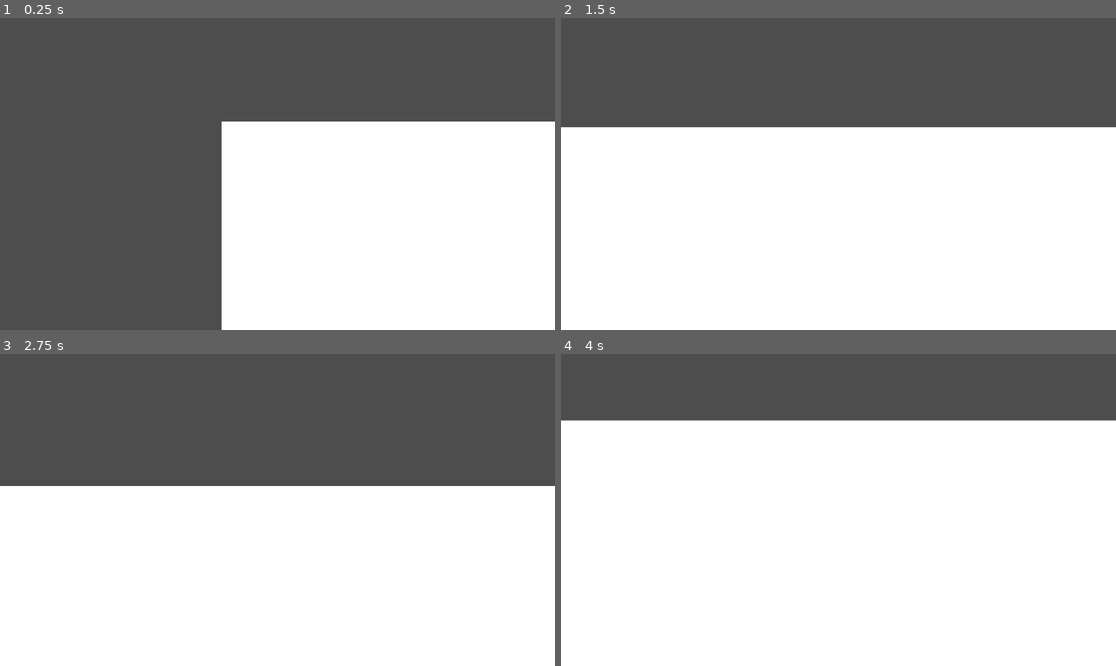
Above: before the commit, frames 1-4 (two rows, left to right).
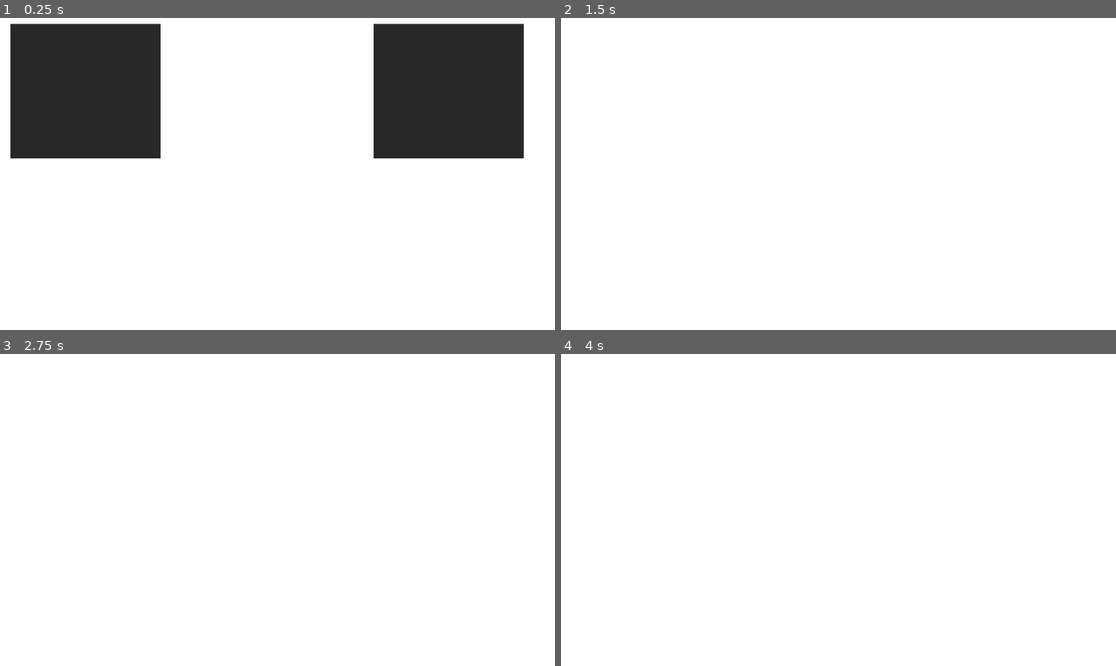
Above: after the commit, the same moments.

Repository: HabiRabbu/Godot---World-Building-Tool
Game: Godot game, scene res://Scenes/MainGameScene.tscn
Two runs of this game, one before a commit and one after it. Both use one fixed random seed, a clock stepped at 60 frames per second and the inputs below. Before the commit the project starts from res://Main.tscn.
Inputs (mouse positions are in pixels of both pictures, inside the frame that each line leads up to):
- Up to frame 1 (0.25 s): no input
- Up to frame 2 (1.5 s): tap Enter at 0.5 s; move the mouse to (960, 158) at 0.52 s; hold Right (ui_right) 0.53-1.25 s; click (960, 158) at 0.67 s; drag from (727, 189) to (810, 236) at 1.27 s
- Up to frame 3 (2.75 s): tap Space at 2 s; move the mouse to (333, 441) at 2.02 s; hold Right (ui_right) from 2.03 s (still down); click (333, 441) at 2.17 s
- Up to frame 4 (4 s): release Right (ui_right) at 2.75 s; tap Enter at 2.75 s; drag from (810, 572) to (672, 463) at 2.77 s; move the mouse to (1005, 556) at 3.52 s; hold Left (ui_left) from 3.53 s (still down); click (1005, 556) at 3.67 s

The runs differ from the first frame. In frame 1, 63% of the frame differs, in the area x 0-100%, y 0-100%; in frame 2, 35%; in frame 3, 42%; in frame 4, 21%.

Commit message:
Added LandParcel + LandParcel Plugin

Diff:
--- a/Main.tscn
+++ /dev/null
@@ -1,18 +0,0 @@
-[gd_scene load_steps=2 format=3 uid="uid://c5a02i5u3vyjg"]
-
-[ext_resource type="Script" path="res://2D_CameraTarget.gd" id="1_cqyqi"]
-
-[node name="2D_GameMap" type="Node2D"]
-
-[node name="Polygon2D_MapBase" type="Polygon2D" parent="."]
-position = Vector2(-1216, -570)
-scale = Vector2(16.2721, 16.2721)
-polygon = PackedVector2Array(67.6169, 28.245, 1053.63, 28.245, 1053.63, 582.875, 67.6169, 582.875)
-
-[node name="2D_CameraTarget" type="Node2D" parent="."]
-script = ExtResource("1_cqyqi")
-
-[node name="Camera2D_PlayerCamera" type="Camera2D" parent="2D_CameraTarget"]
-position = Vector2(0, -1)
-position_smoothing_enabled = true
-position_smoothing_speed = 10.0
--- /dev/null
+++ b/Scenes/Camera.tscn
@@ -0,0 +1,12 @@
+[gd_scene load_steps=2 format=3 uid="uid://cwt68fh0xsyb"]
+
+[ext_resource type="Script" path="res://Scripts/2D_CameraTarget.gd" id="1_ppbdt"]
+
+[node name="Camera" type="Node2D"]
+
+[node name="2D_CameraTarget" type="Node2D" parent="."]
+script = ExtResource("1_ppbdt")
+
+[node name="Camera2D_PlayerCamera" type="Camera2D" parent="2D_CameraTarget"]
+position_smoothing_enabled = true
+position_smoothing_speed = 10.0
--- /dev/null
+++ b/Scenes/LandParcel.tscn
@@ -0,0 +1,16 @@
+[gd_scene load_steps=2 format=3 uid="uid://bcua26k3lfqoa"]
+
+[ext_resource type="Script" path="res://Scripts/LandParcel.gd" id="1_cw0e3"]
+
+[node name="LandParcel" type="Node2D"]
+script = ExtResource("1_cw0e3")
+
+[node name="Area2D" type="Area2D" parent="."]
+
+[node name="Polygon2D" type="Polygon2D" parent="Area2D"]
+color = Color(0.156863, 0.156863, 0.156863, 1)
+polygon = PackedVector2Array(0, 0, 64, 0, 64, 64, 0, 64)
+
+[node name="CollisionPolygon2D" type="CollisionPolygon2D" parent="Area2D"]
+scale = Vector2(0.998047, 1)
+polygon = PackedVector2Array(0, 0, 64, 0, 64, 64, 0, 64)
--- /dev/null
+++ b/Scenes/MainGameScene.tscn
@@ -0,0 +1,7 @@
+[gd_scene load_steps=2 format=3 uid="uid://cpru2nf431hpj"]
+
+[ext_resource type="PackedScene" uid="uid://c5a02i5u3vyjg" path="res://Scenes/MapScene.tscn" id="1_dn6sx"]
+
+[node name="MainGameScene" type="Node2D"]
+
+[node name="2D_GameMap" parent="." instance=ExtResource("1_dn6sx")]
--- /dev/null
+++ b/Scenes/MapScene.tscn
@@ -0,0 +1,28 @@
+[gd_scene load_steps=3 format=3 uid="uid://c5a02i5u3vyjg"]
+
+[ext_resource type="PackedScene" uid="uid://cwt68fh0xsyb" path="res://Scenes/Camera.tscn" id="1_iovlh"]
+[ext_resource type="PackedScene" uid="uid://bcua26k3lfqoa" path="res://Scenes/LandParcel.tscn" id="2_ndbry"]
+
+[node name="2D_GameMap" type="Node2D"]
+
+[node name="Polygon2D_MapBase" type="Polygon2D" parent="."]
+position = Vector2(-1216, -570)
+scale = Vector2(16.2721, 16.2721)
+polygon = PackedVector2Array(67.6169, 28.245, 1053.63, 28.245, 1053.63, 582.875, 67.6169, 582.875)
+
+[node name="CameraScene" parent="." instance=ExtResource("1_iovlh")]
+position = Vector2(960, 538)
+
+[node name="LandParcels" type="Node2D" parent="."]
+
+[node name="LandParcel" parent="LandParcels" instance=ExtResource("2_ndbry")]
+position = Vector2(36, 19)
+scale = Vector2(8.12, 7.28)
+
+[node name="LandParcel2" parent="LandParcels" instance=ExtResource("2_ndbry")]
+position = Vector2(1292, 19)
+scale = Vector2(8.12, 7.28)
+
+[node name="LandParcel3" parent="LandParcels" instance=ExtResource("2_ndbry")]
+position = Vector2(2528, 19)
+scale = Vector2(8.12, 7.28)
--- a/2D_CameraTarget.gd
+++ b/Scripts/2D_CameraTarget.gd
@@ -7,27 +7,27 @@
 
 func _physics_process(delta):
 	HandleWASDMovement(delta)
-	HandleEdgeMovement(delta)
+	#HandleEdgeMovement(delta)
 
 func _input(event):
 	HandleMouseDrag(event)
 	HandleMouseZoom(event)
 
-func HandleEdgeMovement(delta):
-	#Handle Edge of Screen Movement
-	var viewport_rect = get_viewport_rect()
-	var mouse_pos = get_viewport().get_mouse_position()
-
-	var edge_threshold = 25  # Pixels from the edge to start moving
-
-	if mouse_pos.x < edge_threshold:
-		position.x -= speed * delta
-	if mouse_pos.x > viewport_rect.size.x - edge_threshold:
-		position.x += speed * delta
-	if mouse_pos.y < edge_threshold:
-		position.y -= speed * delta
-	if mouse_pos.y > viewport_rect.size.y - edge_threshold:
-		position.y += speed * delta
+#func HandleEdgeMovement(delta):
+	##Handle Edge of Screen Movement
+	#var viewport_rect = get_viewport_rect()
+	#var mouse_pos = get_viewport().get_mouse_position()
+#
+	#var edge_threshold = 25  # Pixels from the edge to start moving
+#
+	#if mouse_pos.x < edge_threshold:
+		#position.x -= speed * delta
+	#if mouse_pos.x > viewport_rect.size.x - edge_threshold:
+		#position.x += speed * delta
+	#if mouse_pos.y < edge_threshold:
+		#position.y -= speed * delta
+	#if mouse_pos.y > viewport_rect.size.y - edge_threshold:
+		#position.y += speed * delta
 
 func HandleWASDMovement(delta):
 	var movement = Vector2.ZERO
--- /dev/null
+++ b/Scripts/LandParcel.gd
@@ -0,0 +1,16 @@
+extends Node2D
+
+var landOwner: String = "none"
+var cost: int = 1000
+var details: String = ""
+
+func _ready():
+	var area2D = $Area2D
+	area2D.connect("input_event", _on_Area2D_input_event)
+	details = "This is land parcel" + name
+	print(details)
+
+func _on_Area2D_input_event(viewport, event, shape_idx):
+	if event is InputEventMouseButton and event.pressed and event.button_index == MOUSE_BUTTON_LEFT:
+		# Do something when the land is clicked
+		print("Land owner: " + landOwner + " \nCost: " + str(cost) + " \nDetails: " + details)
--- a/project.godot
+++ b/project.godot
@@ -11,9 +11,14 @@
 [application]
 
 config/name="GodotGame"
-run/main_scene="res://Main.tscn"
+run/main_scene="res://Scenes/MainGameScene.tscn"
 config/features=PackedStringArray("4.2", "Mobile")
 config/icon="res://icon.svg"
+
+[display]
+
+window/size/viewport_width=1920
+window/size/viewport_height=1080
 
 [input]
 
Not shown, added: addons/landplugin/landplugin.gd
Not shown, added: addons/landplugin/plugin.cfg
Not shown, added: Scenes/LanE080.tmp
